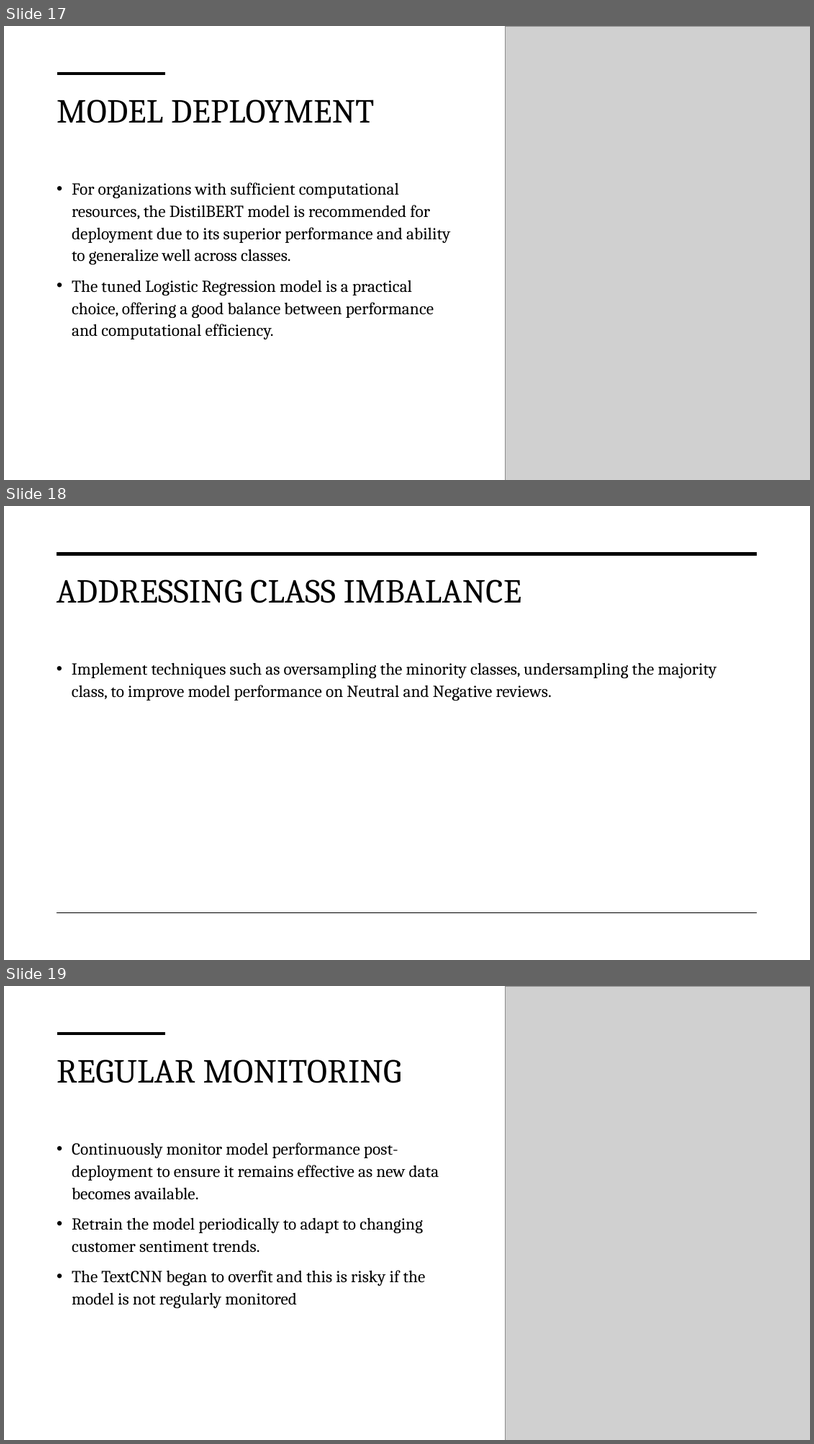
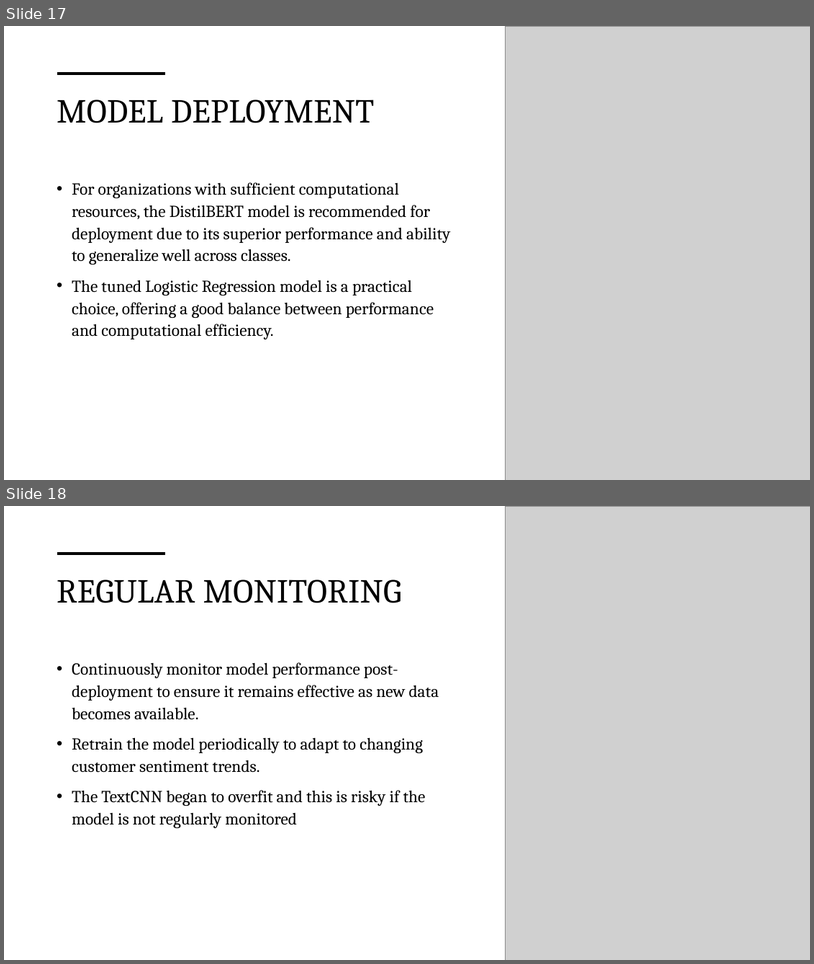
Before and after one commit to kdizz/Group9Phase4, a slide deck: GROUP 9 PHASE 4 PROJECT.pptx. Shown one above the other, each under a label of ours: slides 17, 18 and 19 before the commit, slides 17 and 18 after it. The pictures are 814x1444 and 814x964 pixels, drawn with LibreOffice and Linux fonts; fonts in the diff are those of the drawing; grey boxes stand for pictures. Boxes give left, top, right and bottom in pixels: in the first picture for what was removed or moved away, otherwise in the second. Text is boxed around its words. In the diff, an @@ line names an element or a change of style, - is before the commit and + after.

Commit message:
deleted some slides

```diff
--- a/GROUP 9 PHASE 4 PROJECT.pptx
+++ b/GROUP 9 PHASE 4 PROJECT.pptx
@@ slide 18 removed at [4,506,810,960], background #FFFFFF @@
@@ line removed from (57, 554) to (758, 554) @@
@@ title removed at [57,579,522,603] @@
-ADDRESSING CLASS IMBALANCE
@@ text removed at [72,662,718,700] @@
-• Implement techniques such as oversampling the minority classes, undersampling the majority class, to improve model performance on Neutral and Negative reviews.
@@ line removed from (57, 913) to (758, 913) @@
@@ what was slide 19 is now slide 18 @@
```
